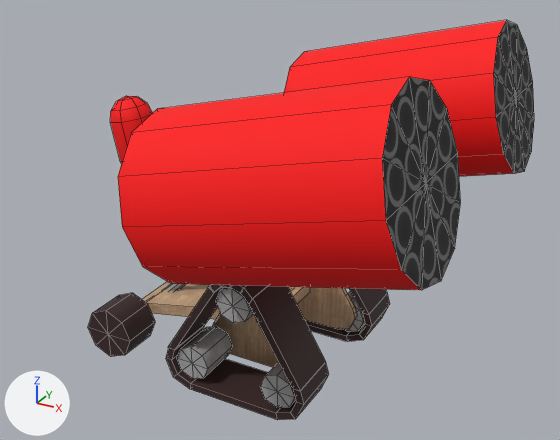
One commit to the OBJ model assets/models/commander.obj: the scene before it, then after it.
One viewpoint serves both versions: a 50 mm camera at (3.05, -4.77, 3.56) aimed at (0.38, 0.08, 1.14). Lighting does not change. The marker at lower left points along +X, +Y and +Z. Mesh edges are drawn as thin lines. Where no turn or scale is listed for an object, it has been applied to the vertices. Vertices at the same position are counted once.

The older version as bpy lines, for what is in view:
```python
me_commander = bpy.data.meshes.new('commander')
me_commander.from_pydata(...)  # 630 vertices, 723 faces; spans x -1.1..2.0, y -1.57..1.57, z 0.01..2.63
# faces by material slot: [48, 73, 330, 232, 40]
me_commander.materials.append(mat_gunbarrel)  # picture img_gunbarrel_seamless_01_jpg
me_commander.materials.append(mat_team)  # red #ff0000
me_commander.materials.append(mat_light_metal)  # picture img_metal_seamless_04_jpg
me_commander.materials.append(mat_rubber)  # brown #382222
me_commander.materials.append(mat_wood)  # picture img_wood_seamless_02_jpg
ob_commander = bpy.data.objects.new('commander', me_commander)
ob_commander.location = (0.0, 0.0, 0.0)
```
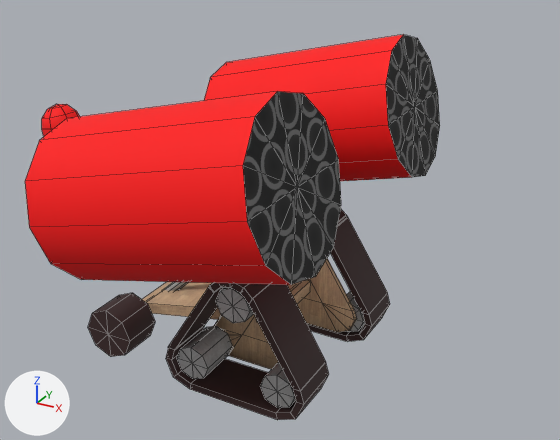
Location of each change, [x1, y1, x2, y2] in pixels of the pictures (560 x 440 px; the box of a moved part takes in the faces that stretch with it):
```json
{"object": "commander", "change": "reshaped", "before": [88, 20, 534, 420], "after": [25, 34, 440, 420], "on screen": "7% narrower"}
{"part": 1, "of": "me_commander", "change": "moved or reshaped", "before": [284, 20, 534, 177], "after": [204, 34, 440, 181]}
{"part": 2, "of": "me_commander", "change": "moved or reshaped", "before": [118, 77, 461, 290], "after": [25, 91, 341, 285]}
{"part": 3, "of": "me_commander", "change": "moved or reshaped", "before": [110, 96, 153, 164], "after": [42, 104, 80, 136]}
{"part": 4, "of": "me_commander", "change": "rebuilt", "before": [297, 287, 357, 329], "after": [297, 259, 357, 332]}
{"part": 5, "of": "me_commander", "change": "rebuilt", "before": [213, 313, 278, 367], "after": [214, 314, 278, 369]}
{"part": 6, "of": "me_commander", "change": "moved or reshaped", "before": [166, 285, 329, 404], "after": [166, 283, 329, 404]}
```

The change, as JSON lines over the scene's bpy script:
```json
{"block": "me_commander", "where": "# used by ob_commander; location = (0.0, 0.0, 0.0)"}
{"op": "remove", "block": "me_commander", "code": "me_commander.from_pydata(...)  # 630 vertices, 723 faces; spans x -1.1..2.0, y -1.57..1.57, z 0.01..2.63"}
{"op": "add", "block": "me_commander", "code": "me_commander.from_pydata(...)  # 634 vertices, 771 faces; spans x -1.87..1.23, y -1.57..1.57, z 0.01..2.47"}
{"block": "me_commander", "change": "me_commander part 1: the loose piece of 26 vertices spanning x 0.11..2.0, y 0.43..1.57, z 1.14..2.63 is moved by (-0.77, 0.0, -0.17)"}
{"block": "me_commander", "change": "me_commander part 2: the loose piece of 26 vertices spanning x 0.11..2.0, y -1.57..-0.43, z 1.14..2.63 is moved by (-0.77, 0.0, -0.17)"}
{"block": "me_commander", "change": "me_commander part 3: the loose piece of 44 vertices spanning x -1.1..-0.7, y -0.19..0.16, z 1.31..1.97 is moved by (-0.77, 0.0, -0.17)"}
{"block": "me_commander", "change": "me_commander part 4: the loose piece of 30 vertices spanning x 0.03..0.94, y 0.34..0.38, z 0.13..0.93 is rebuilt with 32 vertices and now spans x 0.03..0.94, y 0.33..0.37, z 0.11..0.91"}
{"block": "me_commander", "change": "me_commander part 5: the loose piece of 30 vertices spanning x 0.03..0.94, y -0.4..-0.36, z 0.13..0.93 is rebuilt with 32 vertices and now spans x 0.03..0.94, y -0.4..-0.36, z 0.11..0.91"}
{"block": "me_commander", "change": "me_commander part 6"}
{"block": "me_commander", "change": "46 faces are deleted"}
{"block": "me_commander", "change": "46 new faces join them, mat_rubber (brown #382222)"}
```
